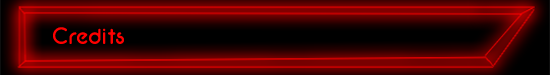
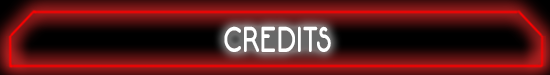
Layer changes from the first (550, 75) image to the second:
removed group "Group 1" (1 layers) over [1, 0, 550, 75]
added layer "CREDITS" above "Layer 4 copy" over [224, 26, 331, 52]
renamed "Credits" to "Layer 4 copy", moved it out of group "Group 1", painted on it over [1, 0, 550, 75]
painted on "Layer 1" over [0, 0, 550, 75]
